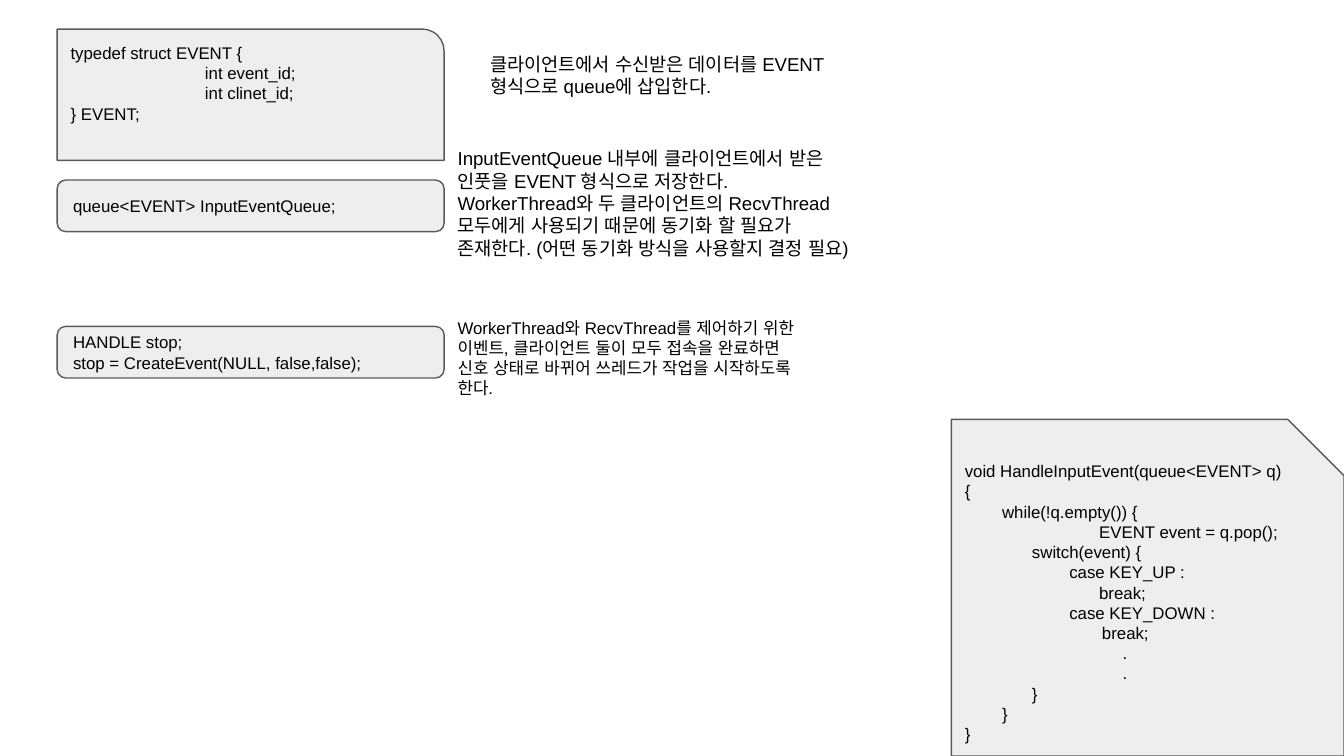
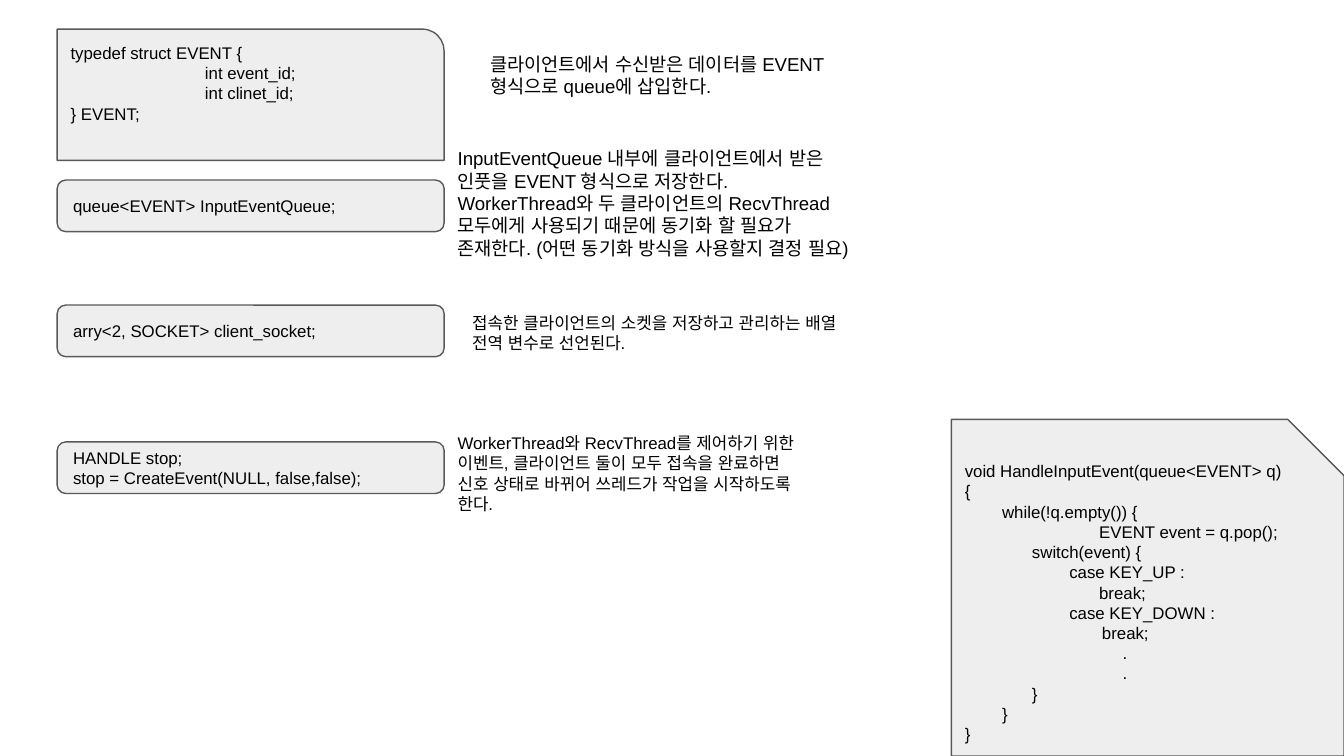
Before and after one commit to KimDJ7105/2023_network_game_project, a slide deck: slide 2 of 임시 로우레벨디자인.pptx. Drawn at 1344x756 pixels with LibreOffice and Linux fonts; fonts in the diff are those of the drawing. Boxes give left, top, right and bottom in pixels: in the first picture for what was removed or moved away, otherwise in the second. Text is boxed around its words. In the diff, an @@ line names an element or a change of style, - is before the commit and + after.

```diff
--- a/임시 로우레벨디자인.pptx
+++ b/임시 로우레벨디자인.pptx
@@ rounded rectangle added at [58, 305, 445, 356], fill #EEEEEE, outline #595959 0.75 pt, 9 pt, text #000000 @@
+arry<2, SOCKET> client_socket;
@@ text added at [472, 315, 836, 351], 9 pt, text #000000 @@
+접속한 클라이언트의 소켓을 저장하고 관리하는 배열 전역 변수로 선언된다.
@@ text "WorkerThread와 RecvThread를 제어하기 위한 이벤트, ...": place and size @@
-text "WorkerThread와 RecvThread를 제어하기 위한 이벤트, ..." at [458, 320, 794, 396]
+text "WorkerThread와 RecvThread를 제어하기 위한 이벤트, ..." at [458, 435, 794, 512]
@@ rounded rectangle "HANDLE stop;": place and size @@
-rounded rectangle "HANDLE stop;" at [58, 327, 445, 378]
+rounded rectangle "HANDLE stop;" at [58, 442, 445, 493]
```
Also in this commit, not shown: 2 other slides changed, 1 slide added.
